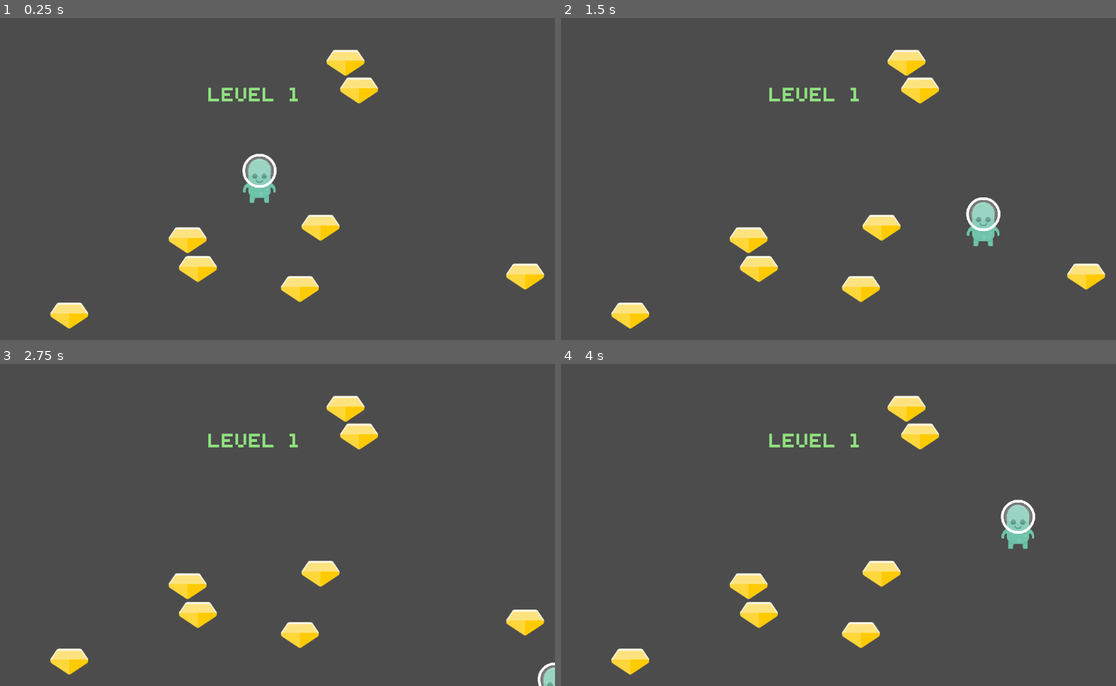
Above: before the commit, frames 1-4 (two rows, left to right).
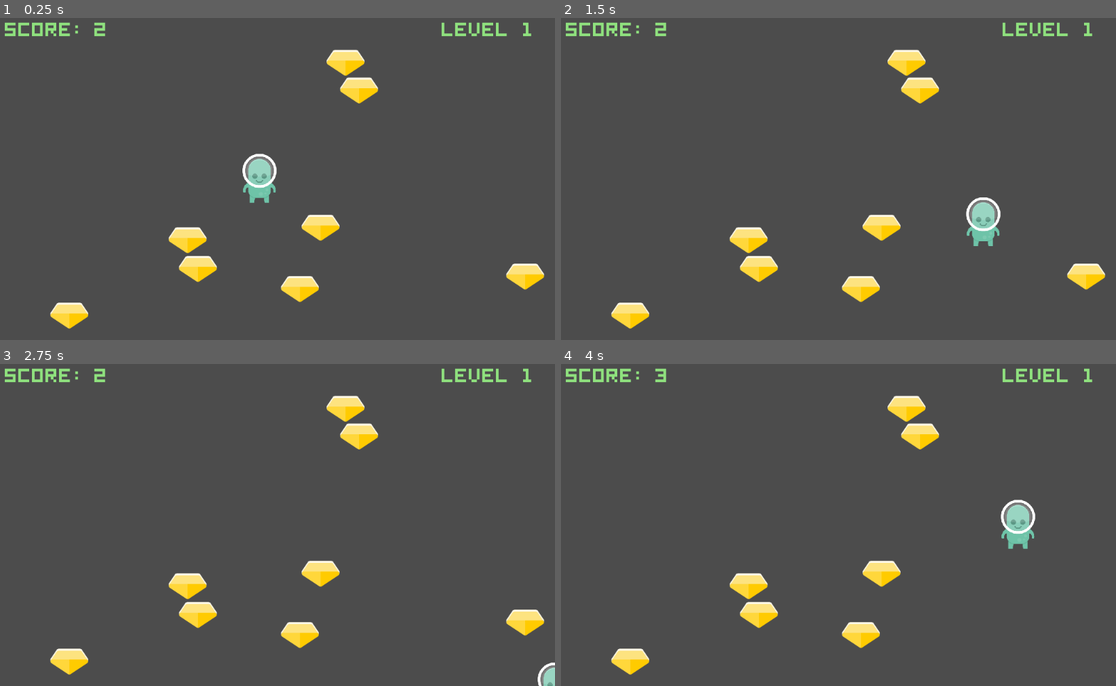
Above: after the commit, the same moments.

Repository: mohapsat/godot_sandbox
Game: Godot game, scene res://main.tscn
Two runs of this game, one before a commit and one after it. Both use one fixed random seed, a clock stepped at 60 frames per second and the inputs below.
Inputs:
- Up to frame 1 (0.25 s): no input
- Up to frame 2 (1.5 s): tap Enter at 0.5 s; hold Right 0.53-1.28 s; hold Down from 1.28 s (still down)
- Up to frame 3 (2.75 s): release Down at 2.03 s; hold Right from 2.03 s (still down)
- Up to frame 4 (4 s): release Right at 2.78 s; hold Up 2.78-3.53 s; hold Left from 3.53 s (still down)

The runs differ from the first frame. In frame 1, 0.9% of the frame differs, in the area x 0-96%, y 1-26%; in frame 2, 0.9%; in frame 3, 0.9%; in frame 4, 0.9%.

Commit message:
G7_Signals
Used signals to calculate score. Very useful

Diff:
--- a/GODOT101/G5_PlayerControlledSprite/gem.gd
+++ b/GODOT101/G5_PlayerControlledSprite/gem.gd
@@ -1,5 +1,6 @@
 extends Area2D
 
+signal gem_grabbed
 
 func _ready():
 	pass
@@ -8,3 +9,4 @@
 #	print(area.get_name())
 	if area.get_name() == 'player':
 		queue_free()
+		emit_signal("gem_grabbed")
--- a/GODOT101/G5_PlayerControlledSprite/main.gd
+++ b/GODOT101/G5_PlayerControlledSprite/main.gd
@@ -2,6 +2,8 @@
 
 # preload gem texture
 onready var gem = preload("res://gem.tscn")
+onready var level_label = preload("res://level_label.tscn")
+
 var screensize
 var score = 0
 var level = 1
@@ -24,5 +26,13 @@
 	for i in range(num):
 		var g = gem.instance()
 		$gem_container.add_child(g)
+
+		g.connect("gem_grabbed", self, "_on_gem_grabbed")
+
 		g.position.x = rand_range(0,screensize.x)
 		g.position.y = rand_range(0,screensize.y)
+
+func _on_gem_grabbed():
+	score += 1
+	$score_label.text = "SCORE: " + str(score)
+	print(score)
--- a/GODOT101/G5_PlayerControlledSprite/main.tscn
+++ b/GODOT101/G5_PlayerControlledSprite/main.tscn
@@ -1,8 +1,9 @@
-[gd_scene load_steps=4 format=2]
+[gd_scene load_steps=5 format=2]
 
 [ext_resource path="res://main.gd" type="Script" id=1]
 [ext_resource path="res://player.tscn" type="PackedScene" id=2]
 [ext_resource path="res://level_label.tscn" type="PackedScene" id=3]
+[ext_resource path="res://score_label.tscn" type="PackedScene" id=4]
 
 [node name="main" type="Node" index="0"]
 
@@ -14,8 +15,15 @@
 
 [node name="level_label" parent="." index="2" instance=ExtResource( 3 )]
 
-margin_left = 370.0
-margin_top = 100.0
-margin_right = 410.0
-margin_bottom = 114.0
+margin_left = 800.0
+margin_top = -20.0
+margin_right = 840.0
+margin_bottom = -6.0
 text = "Level 1"
+
+[node name="score_label" parent="." index="3" instance=ExtResource( 4 )]
+
+margin_top = -20.0
+margin_bottom = -6.0
+rect_scale = Vector2( 5, 5 )
+_sections_unfolded = [ "Rect", "Visibility", "custom_fonts" ]
--- /dev/null
+++ b/GODOT101/G5_PlayerControlledSprite/score_label.tscn
@@ -0,0 +1,38 @@
+[gd_scene load_steps=3 format=2]
+
+[ext_resource path="res://hour5.ttf" type="DynamicFontData" id=1]
+
+[sub_resource type="DynamicFont" id=1]
+
+size = 16
+use_mipmaps = false
+use_filter = false
+font_data = ExtResource( 1 )
+_sections_unfolded = [ "Extra Spacing", "Font", "Settings" ]
+
+[node name="score_label" type="Label" index="0"]
+
+modulate = Color( 0.564706, 0.886275, 0.498039, 1 )
+anchor_left = 0.0
+anchor_top = 0.0
+anchor_right = 0.0
+anchor_bottom = 0.0
+margin_left = 5.0
+margin_top = 6.0
+margin_right = 45.0
+margin_bottom = 20.0
+rect_pivot_offset = Vector2( 0, 0 )
+rect_clip_content = false
+mouse_filter = 2
+mouse_default_cursor_shape = 0
+size_flags_horizontal = 1
+size_flags_vertical = 4
+custom_fonts/font = SubResource( 1 )
+text = "SCORE: 0"
+align = 1
+valign = 1
+uppercase = true
+percent_visible = 1.0
+lines_skipped = 0
+max_lines_visible = -1
+_sections_unfolded = [ "Visibility", "custom_fonts" ]
